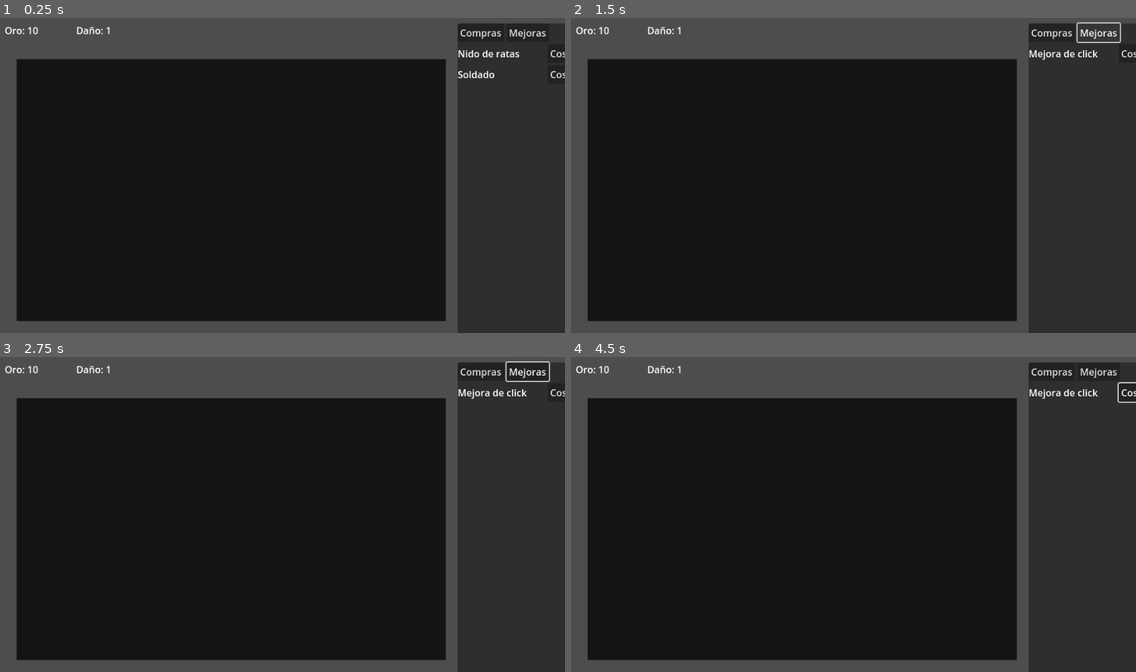
Above: before the commit, frames 1-4 (two rows, left to right).
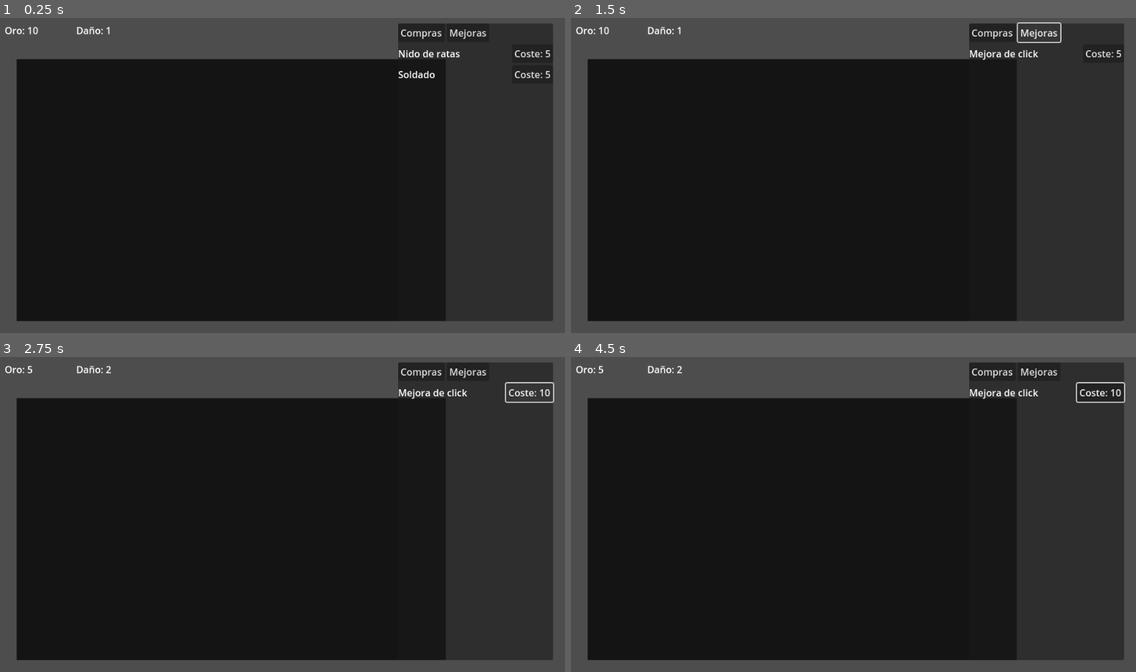
Above: after the commit, the same moments.

Repository: sbg93/Prueba
Game: Godot game, scene res://scenes/Main.tscn
The game is run twice, just before and just after one commit, with the same random seed, the same clock (stepped at 60 frames per second) and the same inputs.
Inputs (mouse positions are in pixels of both pictures, inside the frame that each line leads up to):
- Up to frame 1 (0.25 s): no input
- Up to frame 2 (1.5 s): click "Compras" at 0.5 s; click "Mejoras" at 1.25 s
- Up to frame 3 (2.75 s): click (531, 391) at 2 s, where only the run after the commit has a clickable "Coste: 5"
- Up to frame 4 (4.5 s): click (1102, 391) at 2.75 s, where only the run after the commit has a clickable "Coste: 10"; tap Enter at 3.5 s; move the mouse to (977, 495) at 3.52 s; hold Right (ui_right) 3.53-4.28 s; click (977, 495) at 3.67 s; tap Space at 4.25 s; move the mouse to (734, 527) at 4.27 s; hold Down (ui_down) from 4.28 s (still down)

The runs differ from the first frame. In frame 1, 6.0% of the frame differs, in the area x 70-100%, y 1-100%; in frame 2, 5.9%; in frame 3, 6.0%, in the area x 4-100%, y 1-100%; in frame 4, 5.9%.

Commit message:
Adjust sidebar layout to prevent clipped buttons

Diff:
--- a/scenes/Main.tscn
+++ b/scenes/Main.tscn
@@ -46,11 +46,15 @@
 offset_bottom = 48.0
 
 [node name="Sidebar" type="PanelContainer" parent="HUD/UIRoot"]
-layout_mode = 0
-offset_left = 780.0
+layout_mode = 1
+anchor_left = 1.0
+anchor_top = 0.0
+anchor_right = 1.0
+anchor_bottom = 1.0
+offset_left = -280.0
 offset_top = 20.0
-offset_right = 1000.0
-offset_bottom = 580.0
+offset_right = -20.0
+offset_bottom = -20.0
 
 [node name="SidebarContent" type="VBoxContainer" parent="HUD/UIRoot/Sidebar"]
 layout_mode = 2
